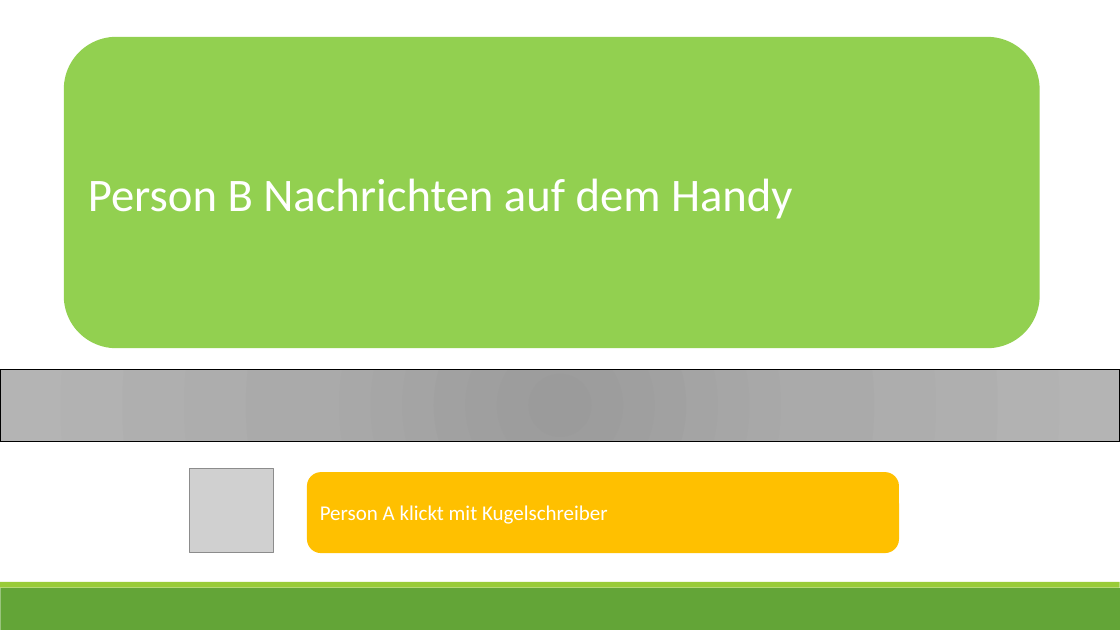
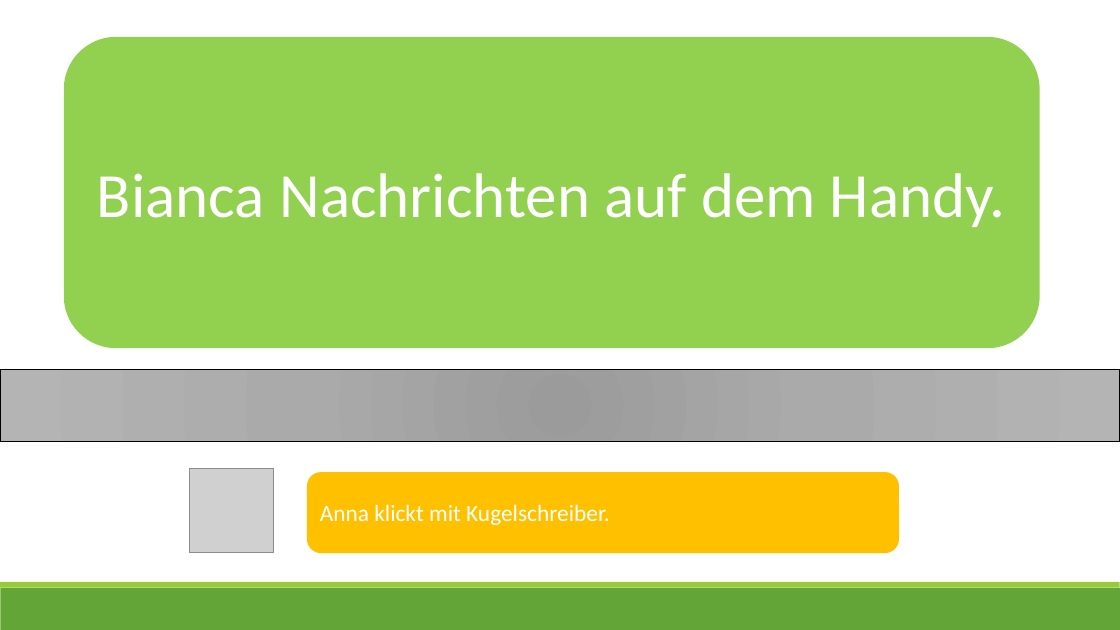
Before and after one commit to ginaamri/Mandy-PhD, a slide deck: slide 19 of studies/Laborstudie ProVisioNET/Scripts/2_script_provisionet_AL.pptx. Drawn at 1120x630 pixels with LibreOffice and Linux fonts; fonts in the diff are those of the drawing; grey boxes stand for pictures. Boxes give left, top, right and bottom in pixels: in the first picture for what was removed or moved away, otherwise in the second. Text is boxed around its words. In the diff, an @@ line names an element or a change of style, - is before the commit and + after.

```diff
--- a/studies/Laborstudie ProVisioNET/Scripts/2_script_provisionet_AL.pptx
+++ b/studies/Laborstudie ProVisioNET/Scripts/2_script_provisionet_AL.pptx
@@ text in rounded rectangle at (97,173,1006,227): text changed; size 40 to 54 pt @@
-Person B Nachrichten auf dem Handy
+Bianca Nachrichten auf dem Handy.
@@ text in rounded rectangle at (320,504,610,525): text changed; size 18 to 20 pt @@
-Person A klickt mit Kugelschreiber
+Anna klickt mit Kugelschreiber.
```
Also in this commit, not shown: 18 other slides changed, 8 other files.
